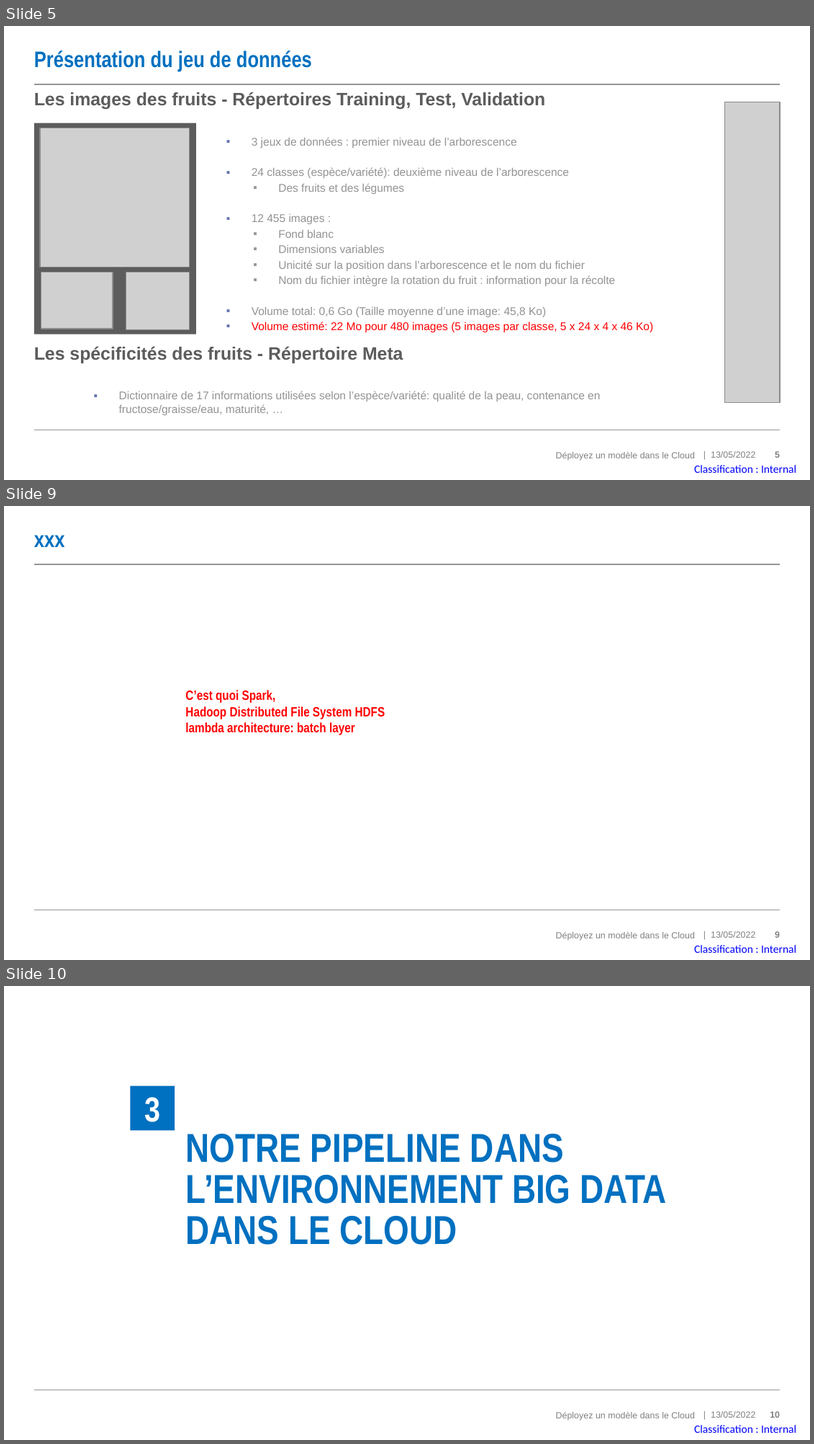
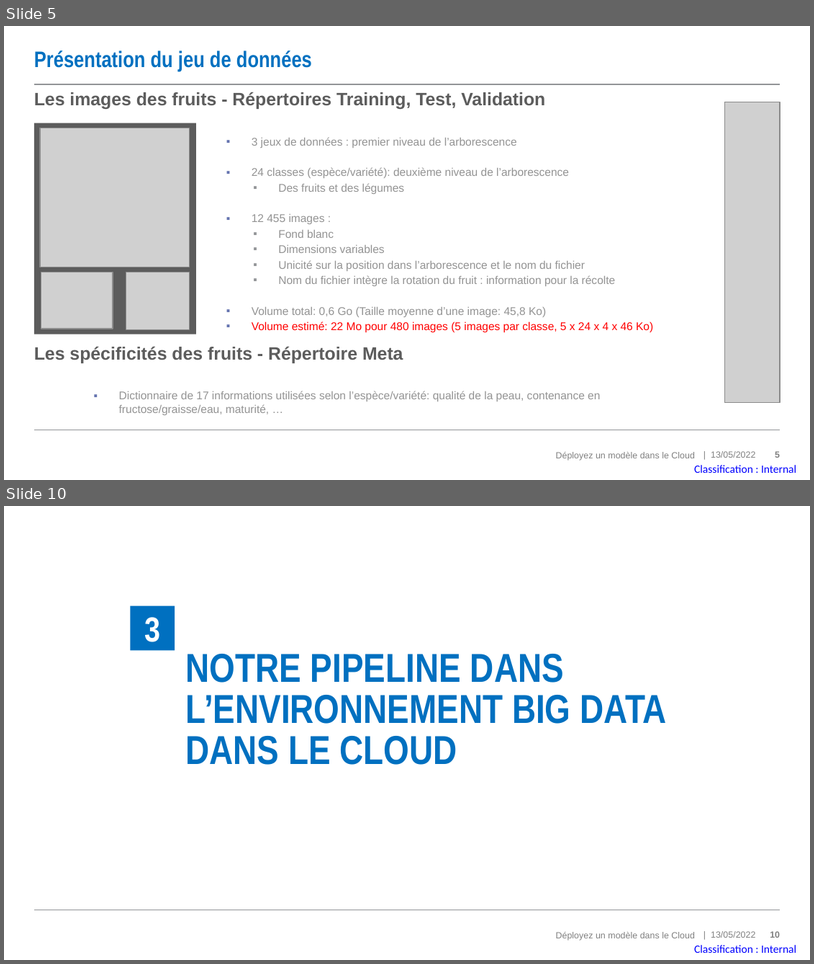
Before and after one commit to MadesLaurence/OpenClassrooms-Fruits-Project-8-, a slide deck: P8_10_support.pptx. Shown one above the other, each under a label of ours: slides 5, 9 and 10 before the commit, slides 5 and 10 after it; the slides between them are not shown. The pictures are 814x1444 and 814x964 pixels, drawn with LibreOffice and Linux fonts; fonts in the diff are those of the drawing; grey boxes stand for pictures. Boxes give left, top, right and bottom in pixels: in the first picture for what was removed or moved away, otherwise in the second. Text is boxed around its words. In the diff, an @@ line names an element or a change of style, - is before the commit and + after.

```diff
--- a/P8_10_support.pptx
+++ b/P8_10_support.pptx
@@ slide 9 removed at (4, 506, 810, 960), background #FFFFFF; not listed: 6 template elements that a slide beside it also shows @@
@@ title removed at (34, 535, 65, 547) @@
-xxx
@@ text removed at (185, 690, 386, 735) @@
-C’est quoi Spark,
-Hadoop Distributed File System HDFS
-lambda architecture: batch layer
```
Also in this commit, not shown: 9 slides changed, 2 slides added, 1 other file.
